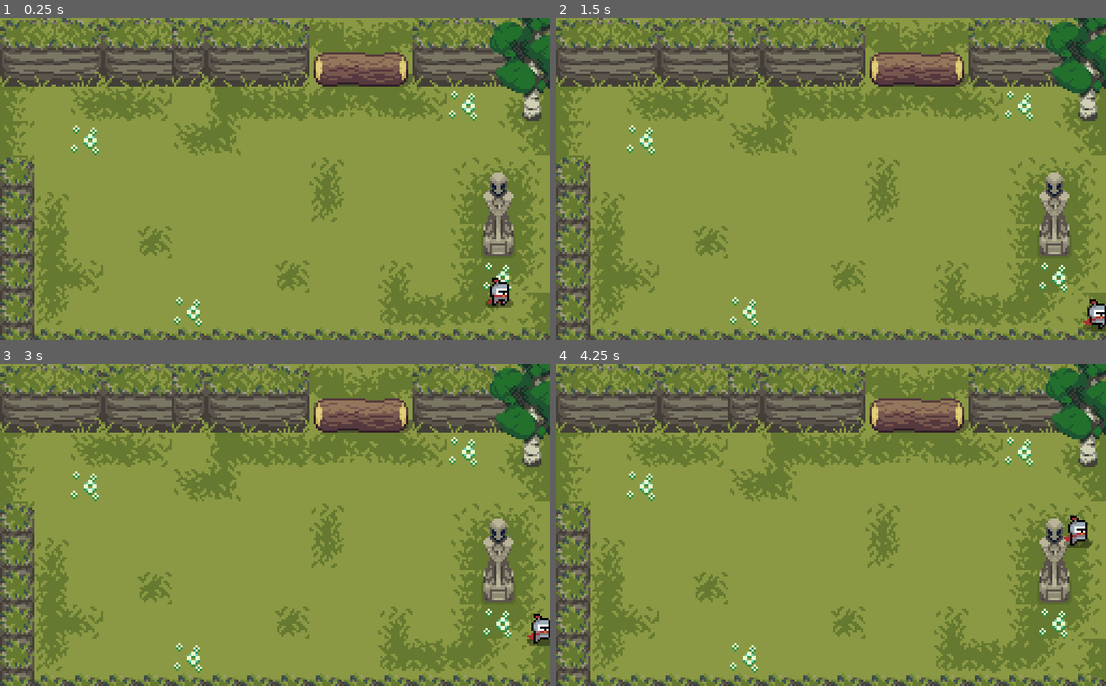
Above: before the commit, frames 1-4 (two rows, left to right).
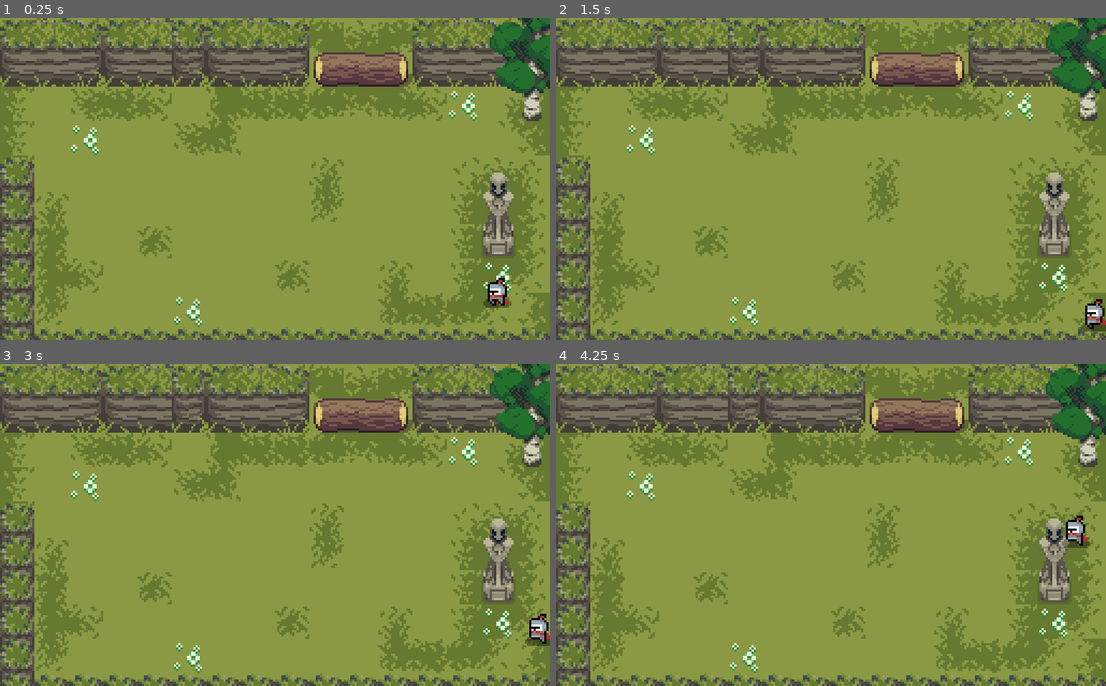
Above: after the commit, the same moments.

Repository: TilokSaha/metroidvania-2023
Game: Godot game, scene res://scenes/main/Map.tscn
Two runs of this game, one before a commit and one after it. Both use one fixed random seed, a clock stepped at 60 frames per second and the inputs below.
Inputs (mouse positions are in pixels of both pictures, inside the frame that each line leads up to):
- Up to frame 1 (0.25 s): no input
- Up to frame 2 (1.5 s): tap Enter at 0.5 s; move the mouse to (952, 162) at 0.52 s; hold Right (ui_right) 0.53-1.28 s; move the mouse to (721, 195) at 1.27 s; hold Down (ui_down) from 1.28 s (still down)
- Up to frame 3 (3 s): move the mouse to (330, 454) at 2.02 s; release Down (ui_down) at 2.03 s; hold Right (ui_right) 2.03-2.78 s; move the mouse to (247, 589) at 2.77 s; hold Up (ui_up) from 2.78 s (still down)
- Up to frame 4 (4.25 s): move the mouse to (996, 573) at 3.52 s; release Up (ui_up) at 3.53 s; hold Left (ui_left) from 3.53 s (still down)

The runs differ from the first frame. In frame 1, 0.2% of the frame differs, in the area x 87-94%, y 80-90%; in frame 2, 0.3%; in frame 3, 0.3%; in frame 4, 0.3%, in the area x 91-98%, y 47-58%.

Commit message:
flip sprite with mouse global position

Diff:
--- a/entities/player/Character.gd
+++ b/entities/player/Character.gd
@@ -4,6 +4,8 @@
 
 export (Resource) var physics = null
 export (Resource) var health = null
+
+onready var sprite = $AnimatedSprite
 
 
 func _ready():
@@ -13,6 +15,7 @@
 func _physics_process(_delta):
 	_find_direction()
 	_motion()
+	_flip()
 
 
 func _find_direction():
@@ -30,3 +33,11 @@
 
 func _on_death():
 	queue_free()
+
+
+func _flip():
+	var facing = get_global_mouse_position() - position
+	if facing.x > 0:
+		sprite.flip_h = false
+	else:
+		sprite.flip_h = true
